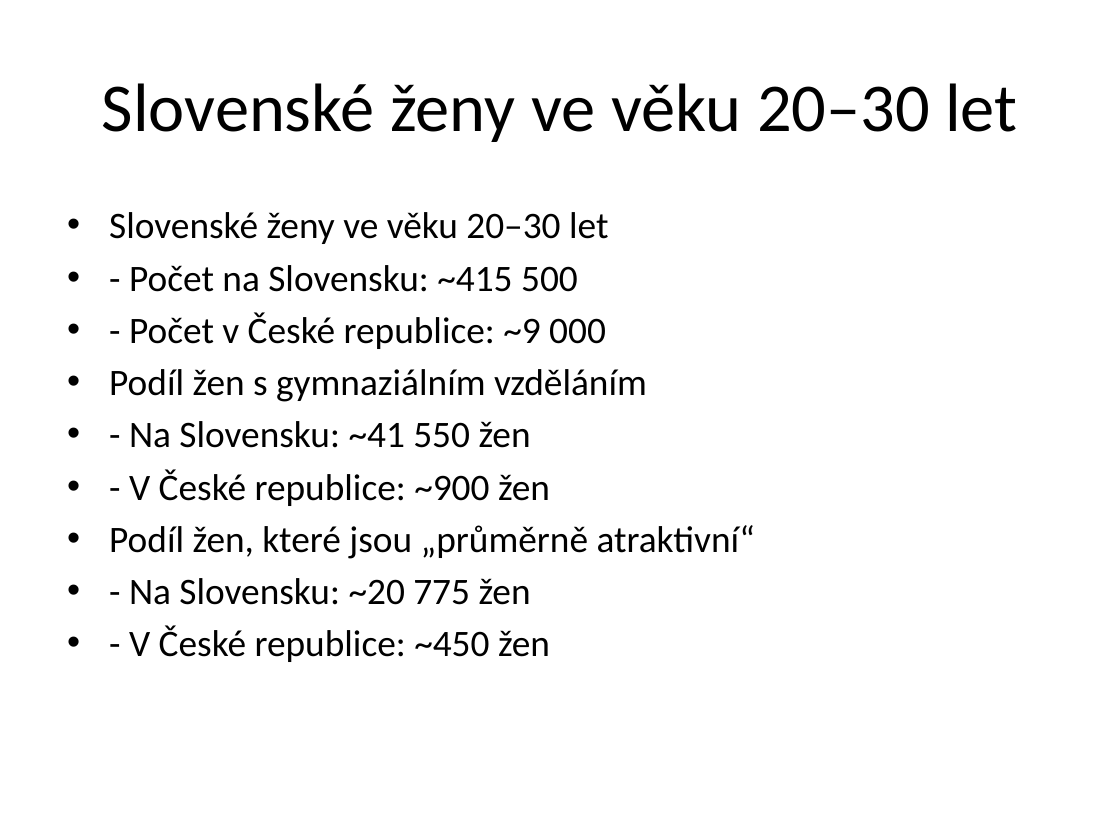
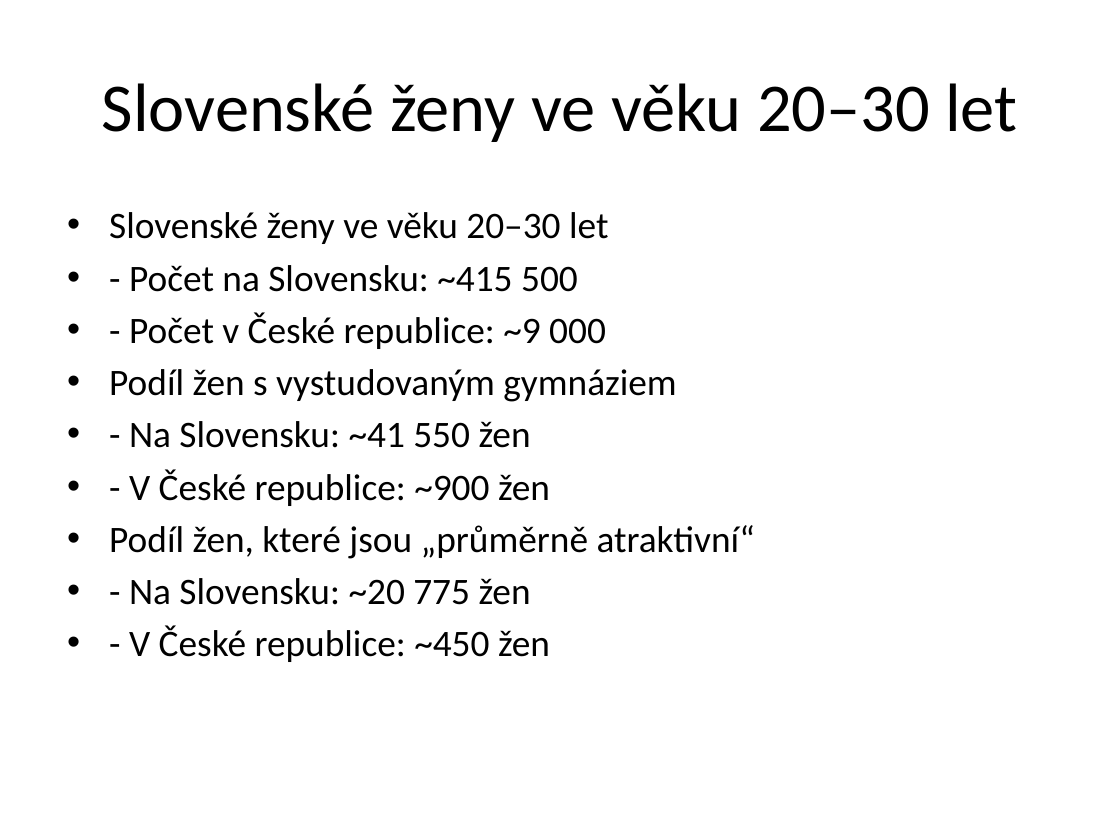
Before and after one commit to VelkaSunka/Slovakian_woman_propability, a slide deck: slide 9 of demograficka_analyza_slovensko.pptx. Drawn at 1120x840 pixels with LibreOffice and Linux fonts; fonts in the diff are those of the drawing. Boxes give left, top, right and bottom in pixels: in the first picture for what was removed or moved away, otherwise in the second. Text is boxed around its words. In the diff, an @@ line names an element or a change of style, - is before the commit and + after.

```diff
--- a/demograficka_analyza_slovensko.pptx
+++ b/demograficka_analyza_slovensko.pptx
@@ text at <box>109,369,676,402</box>: text changed @@
-• Podíl žen s gymnaziálním vzděláním
+• Podíl žen s vystudovaným gymnáziem
```
Also in this commit, not shown: 2 other slides changed.
